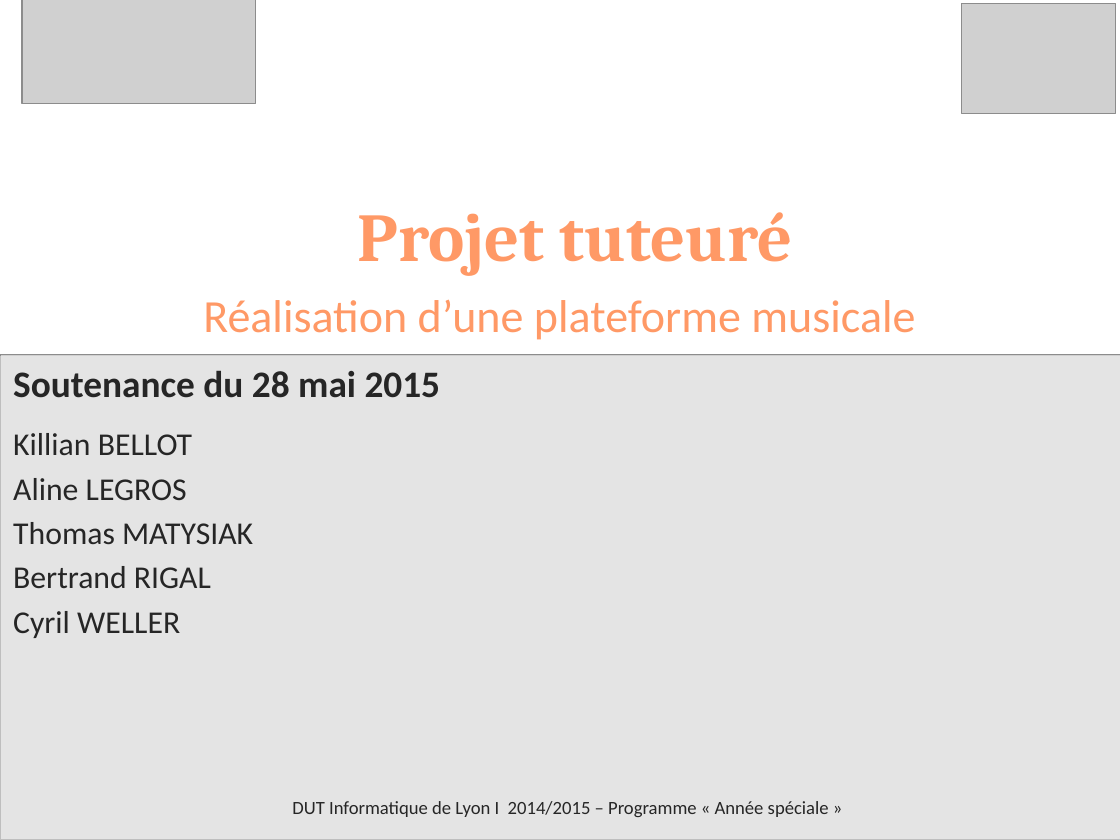
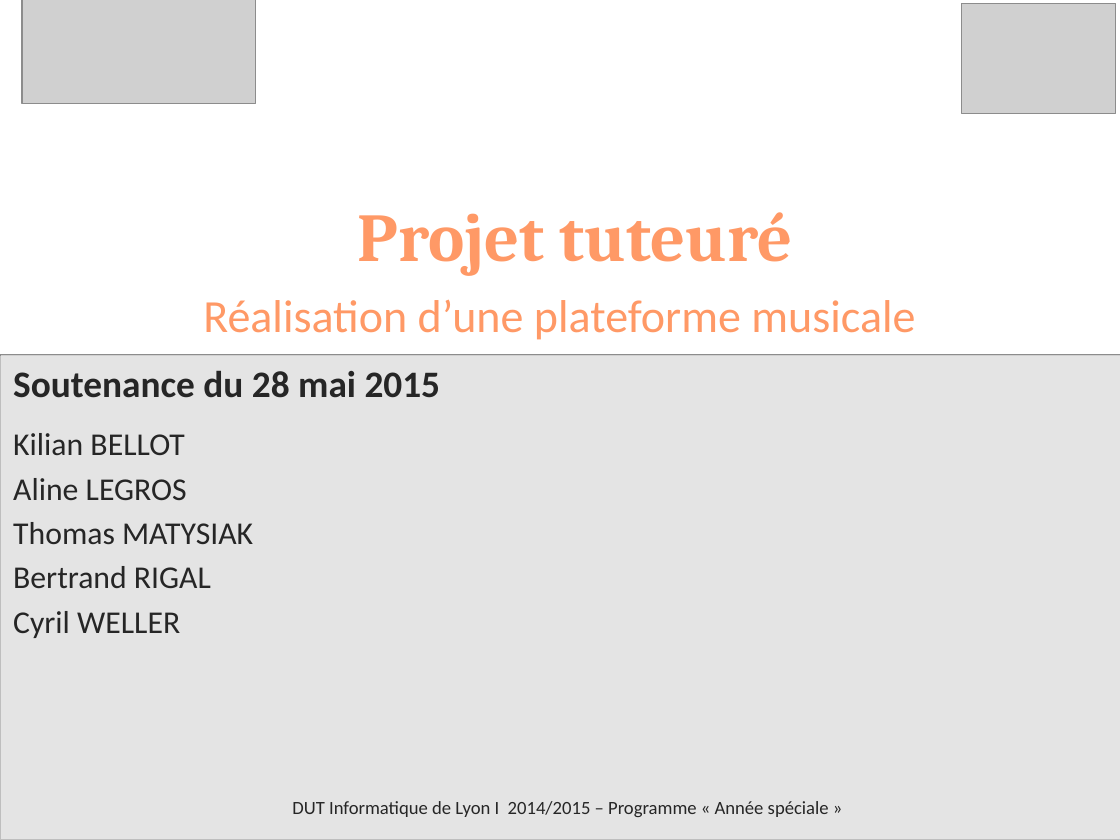
Before and after one commit to CocoSound/cocosound, a slide deck: slide 1 of Soutenance/Template_AL_080515.pptx. Drawn at 1120x840 pixels with LibreOffice and Linux fonts; fonts in the diff are those of the drawing; grey boxes stand for pictures; background and template pictures are left out. Boxes give left, top, right and bottom in pixels: in the first picture for what was removed or moved away, otherwise in the second. Text is boxed around its words. In the diff, an @@ line names an element or a change of style, - is before the commit and + after.

```diff
--- a/Soutenance/Template_AL_080515.pptx
+++ b/Soutenance/Template_AL_080515.pptx
@@ text at <box>13,433,184,455</box>: text changed @@
-Killian BELLOT
+Kilian BELLOT
```
Also in this commit, not shown: 1 other slide changed.
